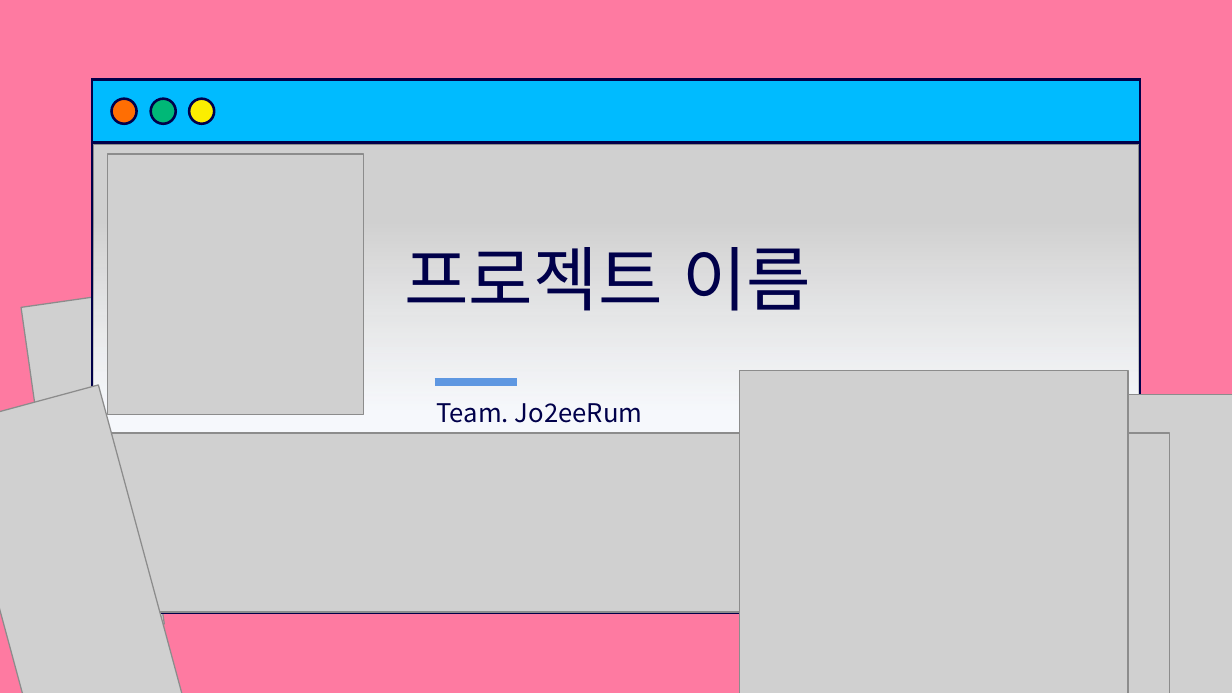
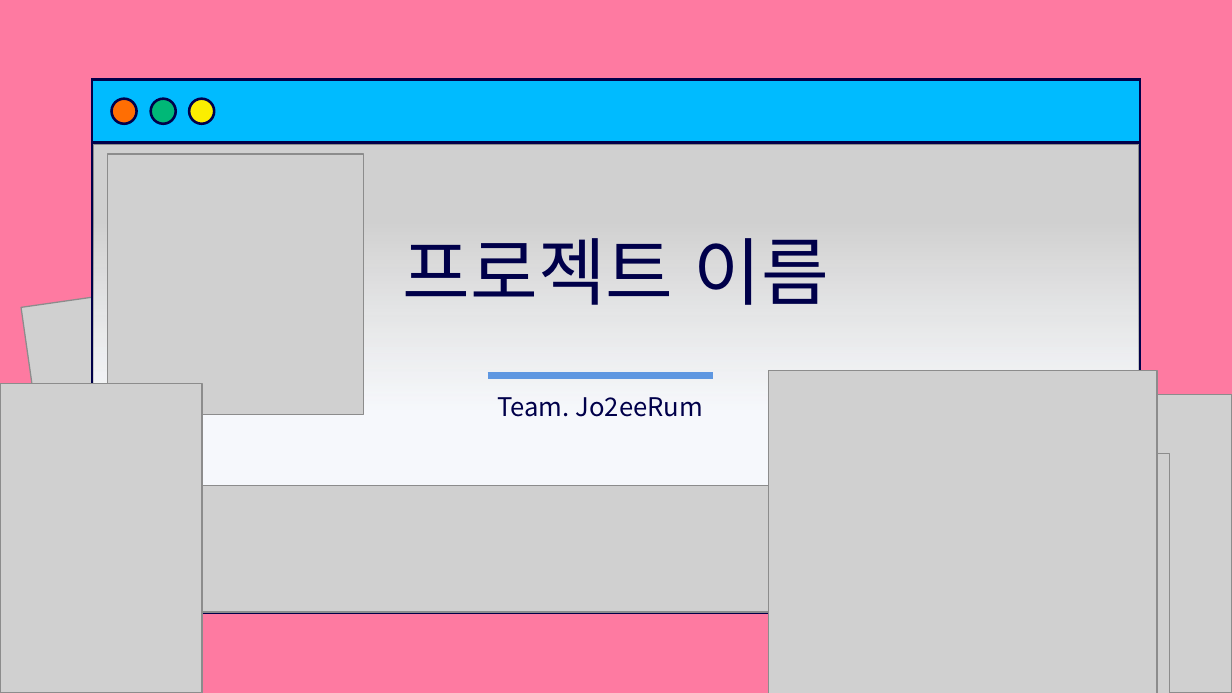
Before and after one commit to jhy0409/teamPrj, a slide deck: slide 1 of PPT/210421_빛창식과 아이들_사진추가본.pptx. Drawn at 1232x693 pixels with LibreOffice and Linux fonts; fonts in the diff are those of the drawing; grey boxes stand for pictures. Boxes give left, top, right and bottom in pixels: in the first picture for what was removed or moved away, otherwise in the second. Text is boxed around its words. In the diff, an @@ line names an element or a change of style, - is before the commit and + after.

```diff
--- a/PPT/210421_빛창식과 아이들_사진추가본.pptx
+++ b/PPT/210421_빛창식과 아이들_사진추가본.pptx
@@ text "프로젝트 이름": place and size @@
-text "프로젝트 이름" at (404, 247, 811, 311)
+text "프로젝트 이름" at (403, 238, 829, 305)
@@ text "프로젝트 이름" at (403, 238, 829, 305): size 41 to 43 pt @@
@@ picture at (0, 384, 202, 693): rotation 344 to 0 degrees @@
@@ text "Team. Jo2eeRum": place and size @@
-text "Team. Jo2eeRum" at (437, 403, 643, 423)
+text "Team. Jo2eeRum" at (497, 397, 704, 417)
@@ text "Team. Jo2eeRum" at (497, 397, 704, 417): alignment left to centre @@
@@ line moved from (435, 382) - (516, 382) to (488, 376) - (712, 376) @@
@@ picture: place and size @@
-picture at (739, 371, 1127, 693)
+picture at (769, 371, 1157, 693)
@@ picture: place and size @@
-picture at (1073, 434, 1170, 693)
+picture at (1079, 453, 1169, 693)
@@ picture: place and size @@
-picture at (94, 434, 1138, 612)
+picture at (94, 485, 1138, 612)
```
Also in this commit, not shown: 1 other slide changed, 1 other file.
